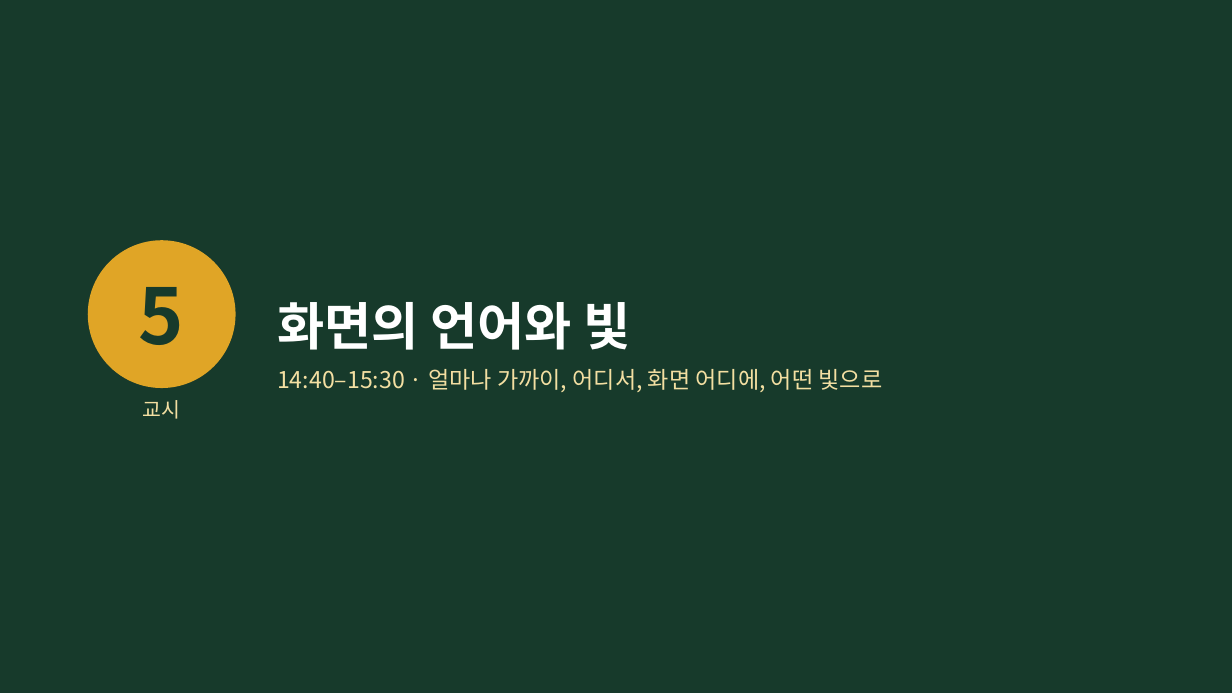
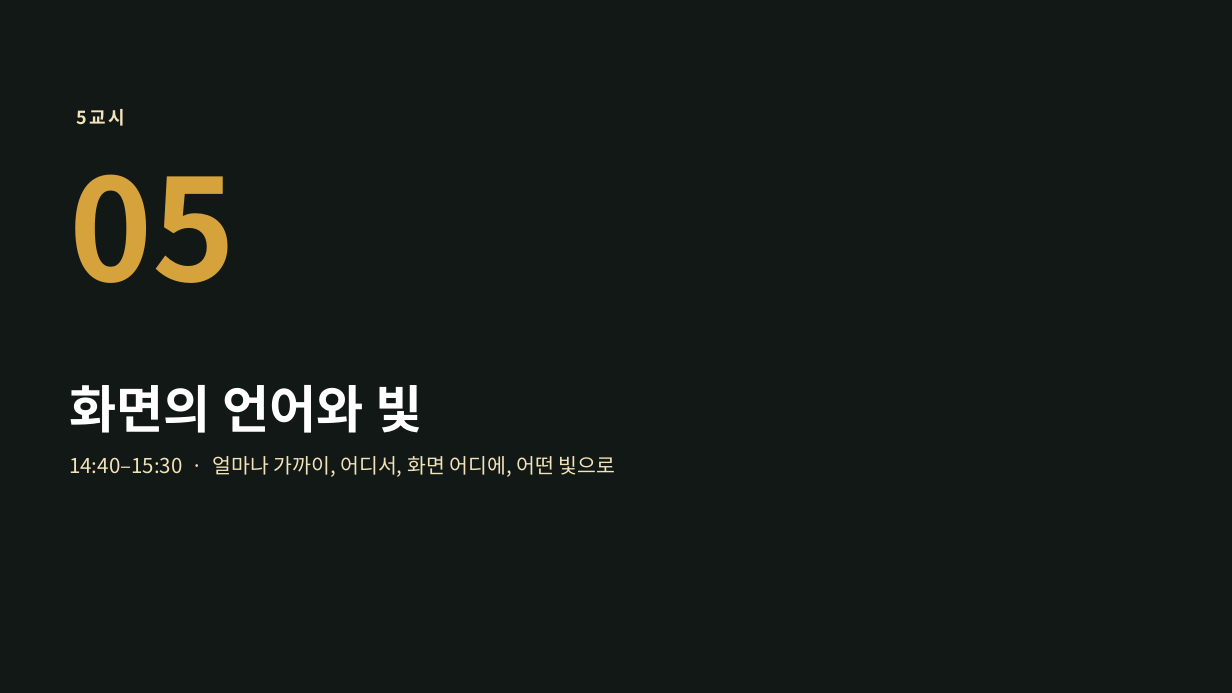
Before and after one commit to yujida/MARUBIT, a slide deck: slide 37 of lectures/01/1회차_보는눈_슬라이드.pptx (slide 34 before the commit). Drawn at 1232x693 pixels with LibreOffice and Linux fonts; fonts in the diff are those of the drawing; background and template pictures are left out. Boxes give left, top, right and bottom in pixels: in the first picture for what was removed or moved away, otherwise in the second. Text is boxed around its words. In the diff, an @@ line names an element or a change of style, - is before the commit and + after.

```diff
--- a/lectures/01/1회차_보는눈_슬라이드.pptx
+++ b/lectures/01/1회차_보는눈_슬라이드.pptx
@@ background #173A2B to picture (left out) @@
@@ text added at bbox=[77, 109, 126, 126], 14 pt, text #F2E3B8, bold @@
+5교시
@@ text added at bbox=[69, 174, 236, 283], 110 pt, text #D6A23C, bold @@
+05
@@ ellipse removed at bbox=[88, 240, 236, 388] @@
@@ text removed at bbox=[139, 287, 184, 345] @@
-5
@@ title "화면의 언어와 빛": place and size @@
-title "화면의 언어와 빛" at bbox=[277, 302, 630, 350]
+title "화면의 언어와 빛" at bbox=[69, 385, 423, 433]
@@ text removed at bbox=[143, 400, 181, 419] @@
-교시
@@ text "14:40–15:30 · 얼마나 가까이, 어디서, ...": place and size @@
-text "14:40–15:30 · 얼마나 가까이, 어디서, ..." at bbox=[277, 369, 883, 392]
+text "14:40–15:30 · 얼마나 가까이, 어디서, ..." at bbox=[69, 456, 616, 477]
@@ text "14:40–15:30 · 얼마나 가까이, 어디서, ..." at bbox=[69, 456, 616, 477]: size 18 to 16 pt, text colour #F3DFA2 to #F2E3B8 @@
```
Also in this commit, not shown: 47 other slides changed, 9 slides added, 6 slides removed, 11 other files.
